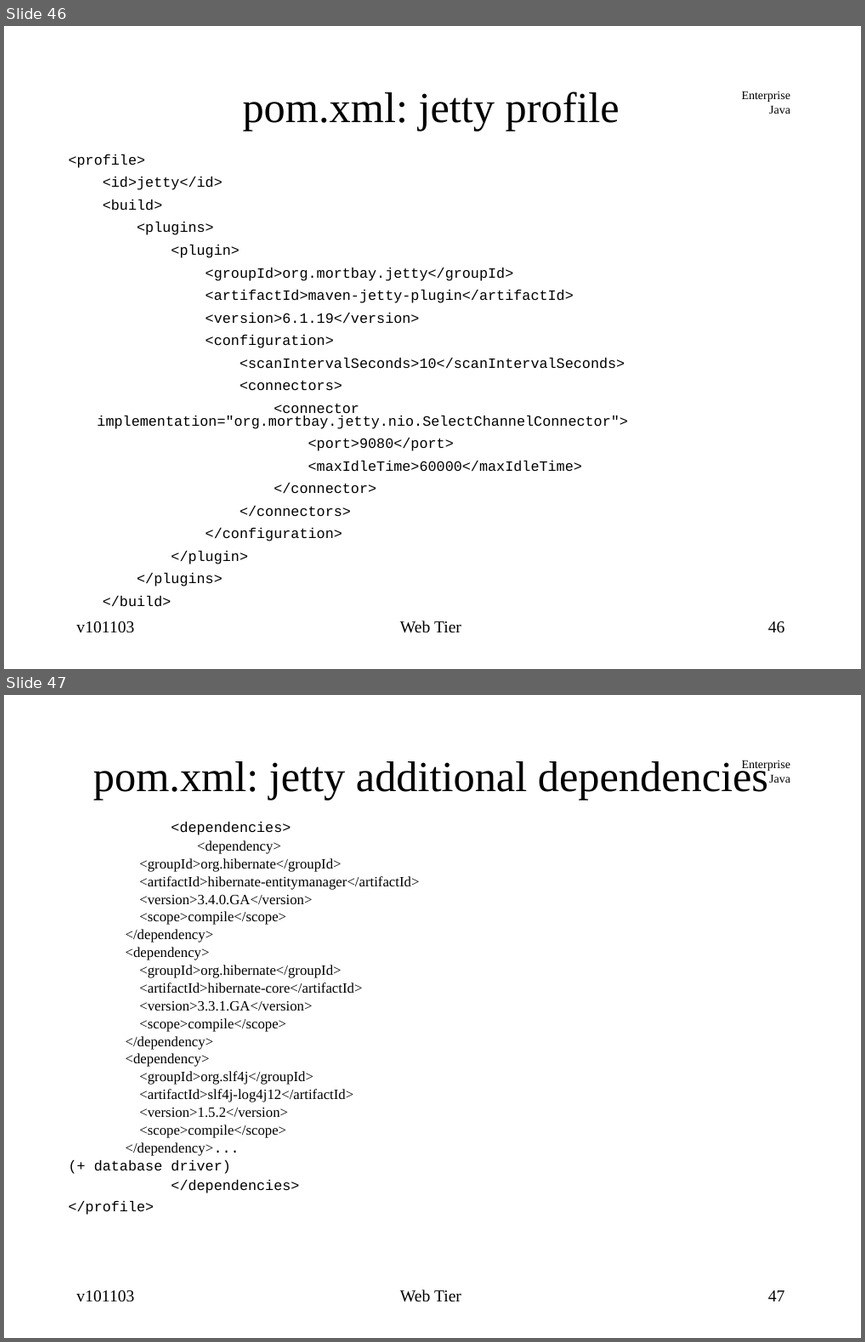
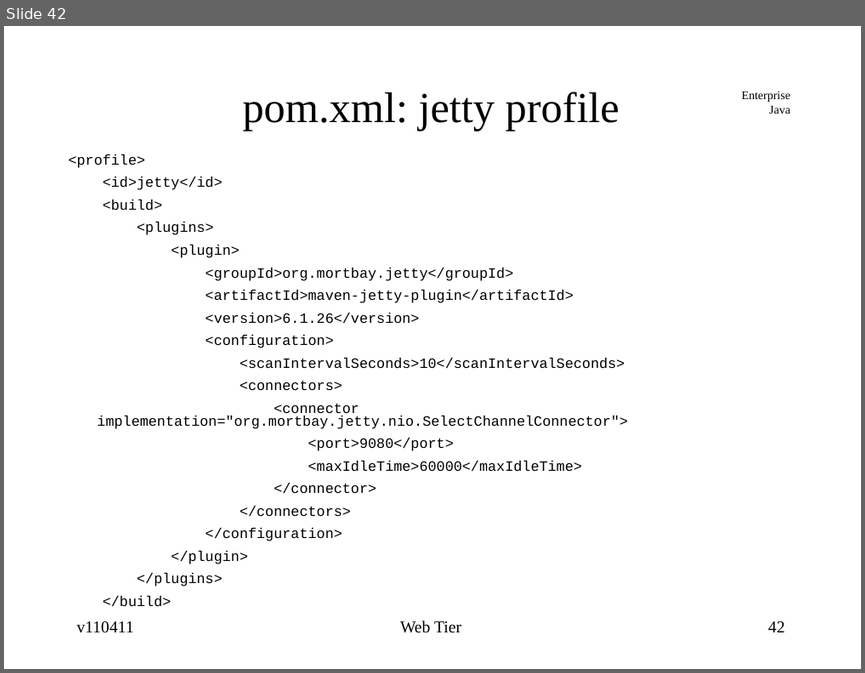
Before and after one commit to jcstaff/ejava-javaee, a slide deck: webtier/src/site/resources/lectures/webTier.ppt. Shown one above the other, each under a label of ours: slides 46 and 47 before the commit, slide 42 after it. The pictures are 865x1342 and 865x673 pixels, drawn with LibreOffice and Linux fonts; fonts in the diff are those of the drawing. Boxes give left, top, right and bottom in pixels: in the first picture for what was removed or moved away, otherwise in the second. Text is boxed around its words. In the diff, an @@ line names an element or a change of style, - is before the commit and + after.

```diff
--- a/webtier/src/site/resources/lectures/webTier.ppt
+++ b/webtier/src/site/resources/lectures/webTier.ppt
@@ slide 47 removed at bbox=[4, 695, 861, 1338], background #FFFFFF; not listed: 1 template element that a slide beside it also shows @@
@@ title removed at bbox=[93, 760, 768, 800] @@
-pom.xml: jetty additional dependencies
@@ text removed at bbox=[69, 822, 419, 1214] @@
-<dependencies>
-<dependency>
-<groupId>org.hibernate</groupId>
-<artifactId>hibernate-entitymanager</artifactId>
-<version>3.4.0.GA</version>
-<scope>compile</scope>
-</dependency>
-<dependency>
-<groupId>org.hibernate</groupId>
-<artifactId>hibernate-core</artifactId>
-<version>3.3.1.GA</version>
-<scope>compile</scope>
-</dependency>
-<dependency>
-<groupId>org.slf4j</groupId>
-<artifactId>slf4j-log4j12</artifactId>
-<version>1.5.2</version>
-<scope>compile</scope>
-</dependency>...
-(+ database driver)
-</dependencies>
-</profile>
@@ text removed at bbox=[76, 1290, 134, 1302] @@
-v101103
@@ text removed at bbox=[400, 1289, 461, 1302] @@
-Web Tier
@@ page number removed at bbox=[768, 1290, 785, 1301] @@
-47
@@ what was slide 46 is now slide 42 @@
@@ slide 42 changed as well @@
@@ text at bbox=[205, 312, 420, 324]: text changed @@
-<version>6.1.19</version>
+<version>6.1.26</version>
@@ text at bbox=[77, 621, 134, 633]: text changed @@
-v101103
+v110411
@@ page number at bbox=[768, 621, 785, 632]: text changed @@
-46
+42
```
Also in this commit, not shown: 47 other slides changed, 4 other slides removed, 36 other files.
